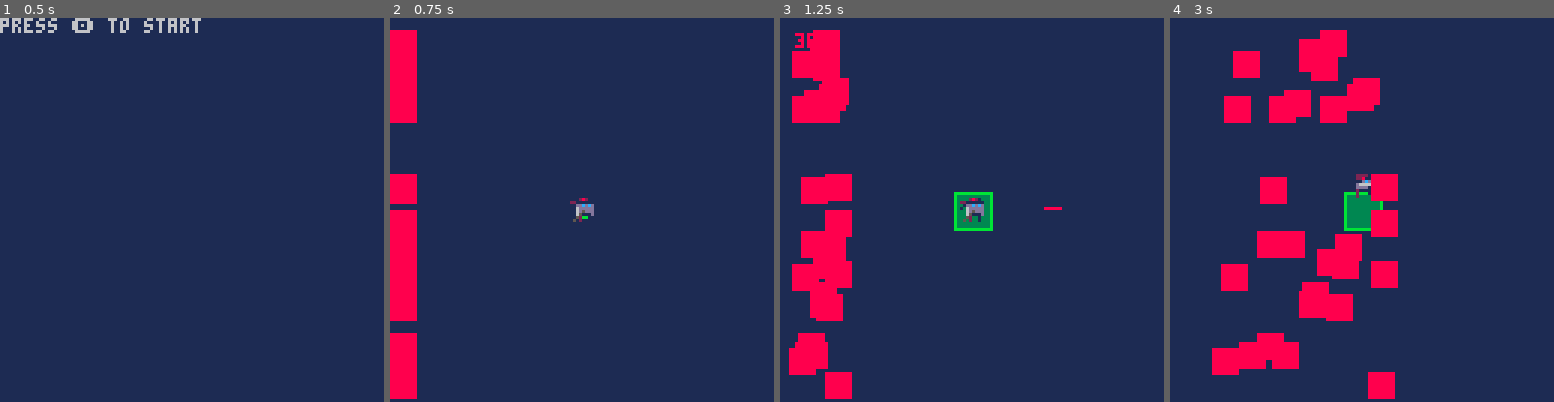
Above: before the commit, frames 1-4 (left to right).
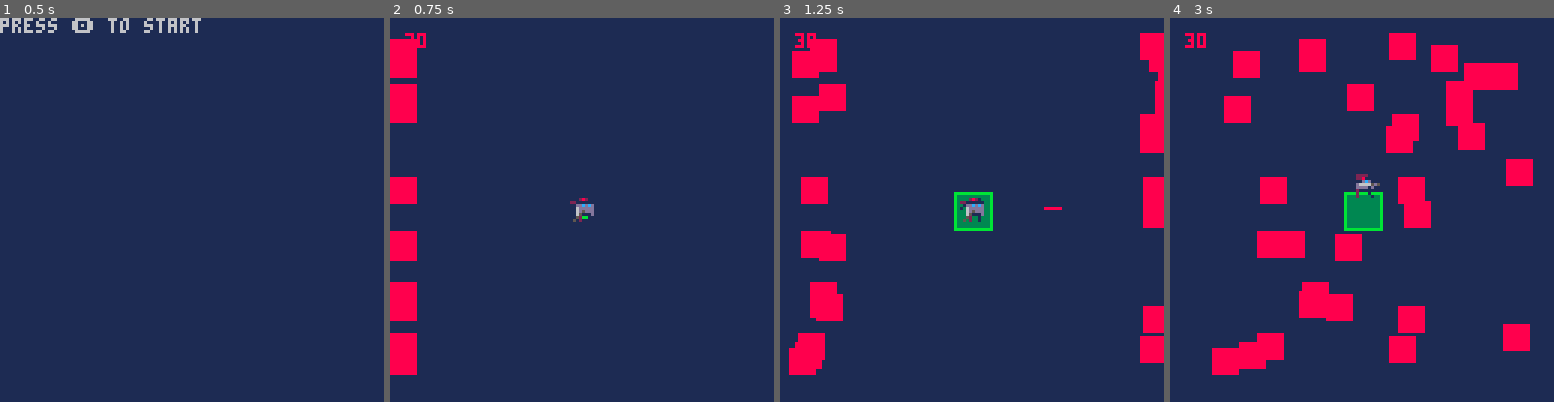
Above: after the commit, the same moments.

Repository: zothynine/toyboxjam
Game: PICO-8 cartridge abduction_center.p8
Two runs of this game, one before a commit and one after it. Both use one fixed random seed, a clock stepped at 60 frames per second and the inputs below.
Inputs:
- Up to frame 1 (0.5 s): tap X (X key) at 0.33 s
- Up to frame 2 (0.75 s): tap O (Z key) at 0.7 s
- Up to frame 3 (1.25 s): tap X (X key) at 1.07 s
- Up to frame 4 (3 s): hold Right 1.6-2.1 s; tap O (Z key) every 0.4 s from 1.7 to 2.9 s; tap X (X key) at 1.85, 2.97 s; hold Up 2.15-2.42 s; hold Right from 2.47 s (still down)

Frame 1 is identical in both runs. In frame 2, 1.6% of the frame differs, in the area x 0-10%, y 3-100%; in frame 3, 6.1%; in frame 4, 13%, in the area x 3-95%, y 3-100%.

Commit message:
Enemies from both sides

Diff:
--- a/abduction_center.p8
+++ b/abduction_center.p8
@@ -37,8 +37,13 @@
     shots={}
   }
 
-  for i=1, 30 do
+  --enemies from the left
+  for i=1, 15 do
     add(enemies,{x=0,y=0+rnd(119),w=8,h=8,spd=0.1+rnd(0.4)})
+  end
+  --enemies from the right
+  for i=1, 15 do
+    add(enemies,{x=135,y=0+rnd(119),w=8,h=8,spd=-0.1-rnd(0.4)})
   end
 end
 
@@ -125,7 +130,7 @@
   for i=#enemies,1,-1 do
     local e=enemies[i]
     e.x+=e.spd
-    if (e.x>e.w+127) del(enemies,e)
+    if (e.x>e.w+127+10 or e.x<0-e.w-10) del(enemies,e)
   end
 end
 
@@ -174,6 +179,7 @@
     local e=enemies[i]
     rectfill(e.x,e.y,e.x+e.w,e.y+e.h,8)
   end
+  print(#enemies,5,5,8)
 end
 
 
